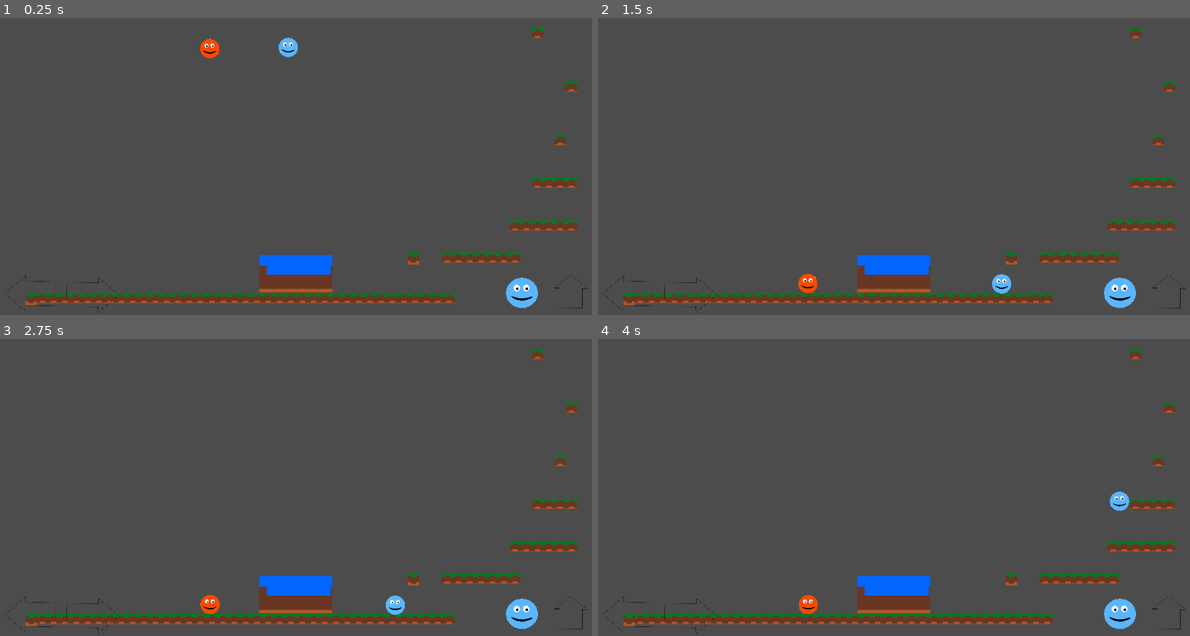
Above: before the commit, frames 1-4 (two rows, left to right).
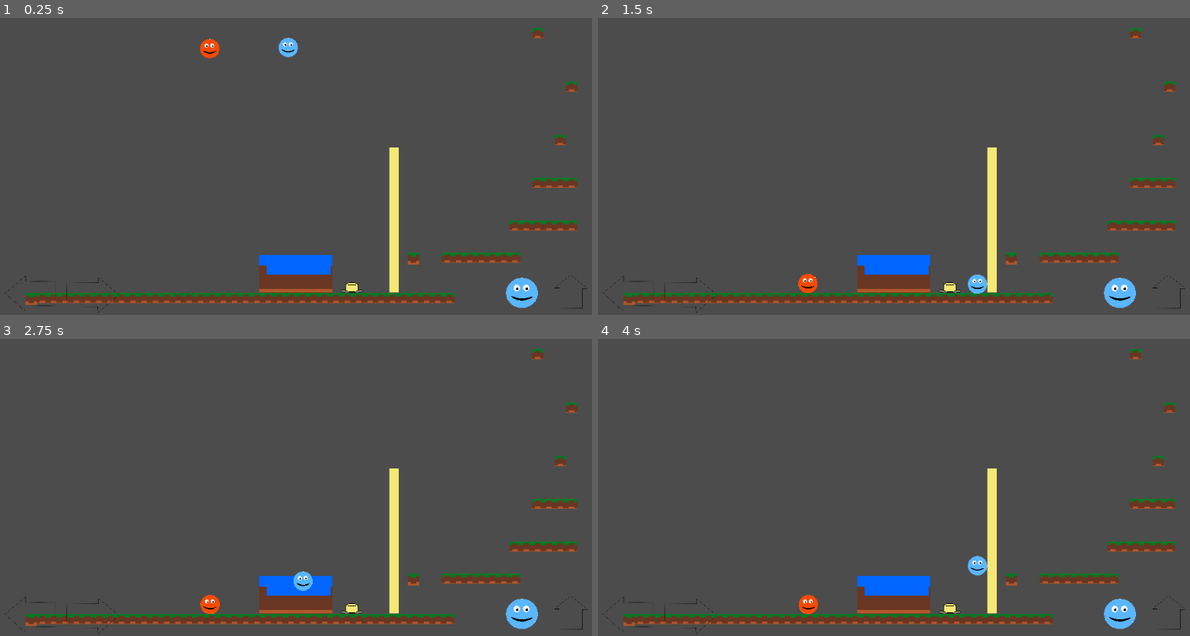
Above: after the commit, the same moments.

Repository: mitchdmarino/IceHot_2D_platform
Game: Godot game, scene res://Main.tscn
The game is run twice, just before and just after one commit, with the same random seed, the same clock (stepped at 60 frames per second) and the same inputs.
Inputs:
- Up to frame 1 (0.25 s): no input
- Up to frame 2 (1.5 s): hold Right (ui_right) from 0.53 s (still down); tap Up (ui_up) at 0.77 s
- Up to frame 3 (2.75 s): tap Up (ui_up) at 1.52 s; release Right (ui_right) at 2.03 s; hold Left (ui_left) from 2.03 s (still down)
- Up to frame 4 (4 s): release Left (ui_left) at 2.78 s; hold Right (ui_right) from 2.78 s (still down); tap Up (ui_up) at 3.02, 3.77 s

The runs differ from the first frame. In frame 1, 0.9% of the frame differs, in the area x 57-68%, y 43-93%; in frame 2, 1.2%; in frame 3, 1.1%; in frame 4, 1.2%, in the area x 57-90%, y 43-93%.

Commit message:
Obstacle and button relationship added

Diff:
--- a/Main.tscn
+++ b/Main.tscn
@@ -6,8 +6,9 @@
 [ext_resource path="res://scripts/Main.gd" type="Script" id=4]
 [ext_resource path="res://WaterWay.tscn" type="PackedScene" id=5]
 [ext_resource path="res://FirePlayer.tscn" type="PackedScene" id=6]
+[ext_resource path="res://YellowObstacle.tscn" type="PackedScene" id=7]
 
-[node name="Main" type="Node"]
+[node name="TestArea" type="Node"]
 script = ExtResource( 4 )
 
 [node name="HUD" parent="." instance=ExtResource( 3 )]
@@ -29,6 +30,9 @@
 [node name="FirePlayer" parent="." instance=ExtResource( 6 )]
 position = Vector2( 367, 125 )
 
+[node name="YellowObstacle" parent="." instance=ExtResource( 7 )]
+position = Vector2( 607, 561 )
+
 [connection signal="jump" from="HUD" to="." method="_on_HUD_jump"]
 [connection signal="move_left" from="HUD" to="." method="_on_HUD_move_left"]
 [connection signal="move_right" from="HUD" to="." method="_on_HUD_move_right"]
--- /dev/null
+++ b/YellowButton.tscn
@@ -0,0 +1,38 @@
+[gd_scene load_steps=6 format=2]
+
+[ext_resource path="res://scripts/YellowButton.gd" type="Script" id=1]
+[ext_resource path="res://art/obstacles/YellowButtonFull.png" type="Texture" id=2]
+[ext_resource path="res://art/obstacles/YellowButtonFlat.png" type="Texture" id=3]
+[ext_resource path="res://art/obstacles/YellowButtonHalf.png" type="Texture" id=4]
+
+[sub_resource type="SpriteFrames" id=1]
+animations = [ {
+"frames": [ ExtResource( 2 ), ExtResource( 4 ), ExtResource( 3 ) ],
+"loop": false,
+"name": "press",
+"speed": 10.0
+}, {
+"frames": [ ExtResource( 3 ), ExtResource( 4 ), ExtResource( 2 ) ],
+"loop": false,
+"name": "release",
+"speed": 10.0
+} ]
+
+[node name="YellowButton" type="Area2D"]
+position = Vector2( 487, 275 )
+script = ExtResource( 1 )
+
+[node name="ButtonAnimation" type="AnimatedSprite" parent="."]
+position = Vector2( -18, -8 )
+scale = Vector2( 0.0408711, 0.0408711 )
+frames = SubResource( 1 )
+animation = "press"
+centered = false
+
+[node name="CollisionPolygon2D" type="CollisionPolygon2D" parent="."]
+position = Vector2( 0, 1.56164e-05 )
+scale = Vector2( 1, 1.04167 )
+polygon = PoolVector2Array( -10, 6, -10, -6, 10, -6, 10, 6 )
+
+[connection signal="body_entered" from="." to="." method="_on_YellowButton_body_entered"]
+[connection signal="body_exited" from="." to="." method="_on_YellowButton_body_exited"]
--- /dev/null
+++ b/YellowObstacle.tscn
@@ -0,0 +1,17 @@
+[gd_scene load_steps=4 format=2]
+
+[ext_resource path="res://scripts/YellowObstacle.gd" type="Script" id=1]
+[ext_resource path="res://YellowButton.tscn" type="PackedScene" id=2]
+[ext_resource path="res://YellowWall.tscn" type="PackedScene" id=3]
+
+[node name="YellowObstacle" type="Node2D"]
+script = ExtResource( 1 )
+
+[node name="YellowButton" parent="." instance=ExtResource( 2 )]
+position = Vector2( -2, -8 )
+
+[node name="YellowWall" parent="." instance=ExtResource( 3 )]
+position = Vector2( 69, -120 )
+
+[connection signal="body_entered" from="YellowButton" to="." method="_on_YellowButton_body_entered"]
+[connection signal="body_exited" from="YellowButton" to="." method="_on_YellowButton_body_exited"]
--- /dev/null
+++ b/YellowWall.tscn
@@ -0,0 +1,21 @@
+[gd_scene load_steps=4 format=2]
+
+[ext_resource path="res://art/obstacles/YellowWall.png" type="Texture" id=1]
+[ext_resource path="res://scripts/YellowWall.gd" type="Script" id=2]
+
+[sub_resource type="RectangleShape2D" id=1]
+extents = Vector2( 8.5, 121 )
+
+[node name="YellowWall" type="RigidBody2D"]
+mode = 1
+gravity_scale = 0.0
+script = ExtResource( 2 )
+
+[node name="Sprite" type="Sprite" parent="."]
+position = Vector2( 1, -0.999985 )
+scale = Vector2( 0.0620438, 0.123742 )
+texture = ExtResource( 1 )
+
+[node name="CollisionShape2D" type="CollisionShape2D" parent="."]
+position = Vector2( 1, -1 )
+shape = SubResource( 1 )
--- /dev/null
+++ b/scripts/YellowButton.gd
@@ -0,0 +1,24 @@
+extends Area2D
+# Declare member variables here. Examples:
+# var a = 2
+# var b = "text"
+
+
+# Called when the node enters the scene tree for the first time.
+func _ready():
+	pass # Replace with function body.
+
+
+# Called every frame. 'delta' is the elapsed time since the previous frame.
+
+
+
+
+
+
+func _on_YellowButton_body_exited(body):
+	$ButtonAnimation.play("release")
+
+
+func _on_YellowButton_body_entered(body):
+	$ButtonAnimation.play("press")
--- /dev/null
+++ b/scripts/YellowObstacle.gd
@@ -0,0 +1,43 @@
+extends Node2D
+
+var move = false
+var velocity = Vector2()
+var speed = 200
+var count = 0
+
+# Declare member variables here. Examples:
+# var a = 2
+# var b = "text"
+
+
+# Called when the node enters the scene tree for the first time.
+func _ready():
+	pass
+
+func _physics_process(delta):
+	if(move):
+		if ($YellowWall.position.y > $YellowWall.position2.y):
+			$YellowWall.position += Vector2(0, -2)
+	else:
+		if ($YellowWall.position.y < $YellowWall.position1.y):
+			$YellowWall.position += Vector2(0, 2)
+
+
+
+# Called every frame. 'delta' is the elapsed time since the previous frame.
+#func _process(delta):
+#	pass
+
+
+
+
+# If button down, move to alt pos
+# If button released, return to original position
+
+
+func _on_YellowButton_body_exited(body):
+	move = false
+
+
+func _on_YellowButton_body_entered(body):
+	move = true
--- /dev/null
+++ b/scripts/YellowWall.gd
@@ -0,0 +1,19 @@
+extends RigidBody2D
+
+
+var position1
+var position2
+
+# Called when the node enters the scene tree for the first time.
+func _ready():
+	position1 = position # (69, -120)
+	position2 = position + Vector2(0, -100) # (69, -220)
+	print(position, position1, position2)
+func _physics_process(delta):
+	pass
+
+
+
+# Called every frame. 'delta' is the elapsed time since the previous frame.
+#func _process(delta):
+#	pass
Not shown: 1 places in Main.tscn that only renumber resources
Binary file added: art/obstacles/YellowButtonFlat.png
Not shown, added: art/obstacles/YellowButtonFlat.png.import
Binary file added: art/obstacles/YellowButtonFull.png
Not shown, added: art/obstacles/YellowButtonFull.png.import
Binary file added: art/obstacles/YellowButtonHalf.png
Not shown, added: art/obstacles/YellowButtonHalf.png.import
Binary file added: art/obstacles/YellowObstacle.png
Not shown, added: art/obstacles/YellowObstacle.png.import
Binary file added: art/obstacles/YellowWall.png
Not shown, added: art/obstacles/YellowWall.png.import
Not shown, changed: .DS_Store
(and 2 more such lines)
